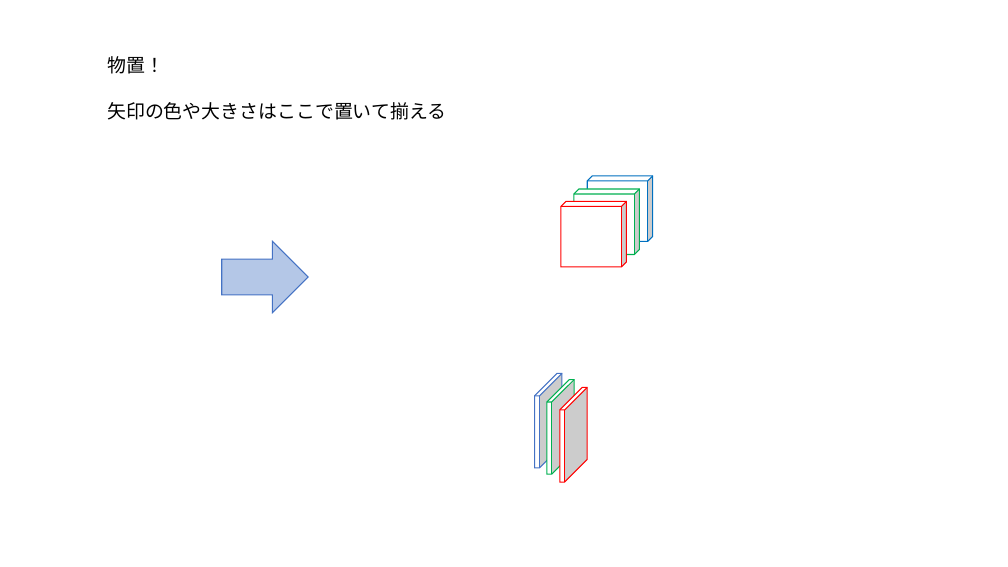
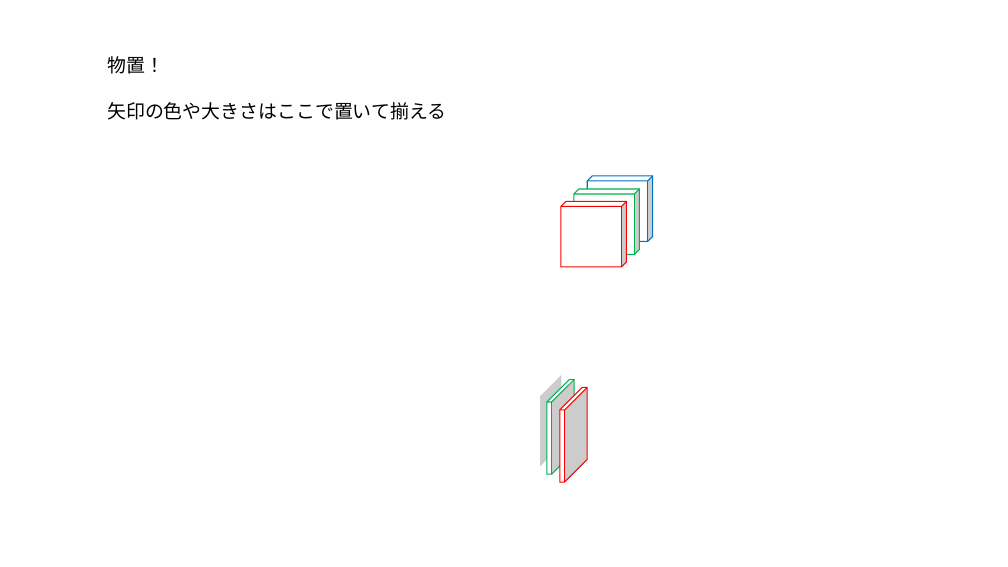
Before and after one commit to Poler382/thesis, a slide deck: slide 1 of pptx/図を作る用.pptx. Drawn at 1008x567 pixels with LibreOffice and Linux fonts; fonts in the diff are those of the drawing. Boxes give left, top, right and bottom in pixels: in the first picture for what was removed or moved away, otherwise in the second. Text is boxed around its words. In the diff, an @@ line names an element or a change of style, - is before the commit and + after.

```diff
--- a/pptx/図を作る用.pptx
+++ b/pptx/図を作る用.pptx
@@ right arrow at box(222, 241, 308, 312): fill #B4C7E7 to #FFFFFF; outline #4472C4 1 pt to #FEFFFE 1 pt @@
@@ cube at box(535, 374, 562, 468): outline #4472C4 1 pt to #FEFFFE 1 pt @@
```
Also in this commit, not shown: 4 other slides changed, 6 slides added, 1 slide removed, 15 other files.
